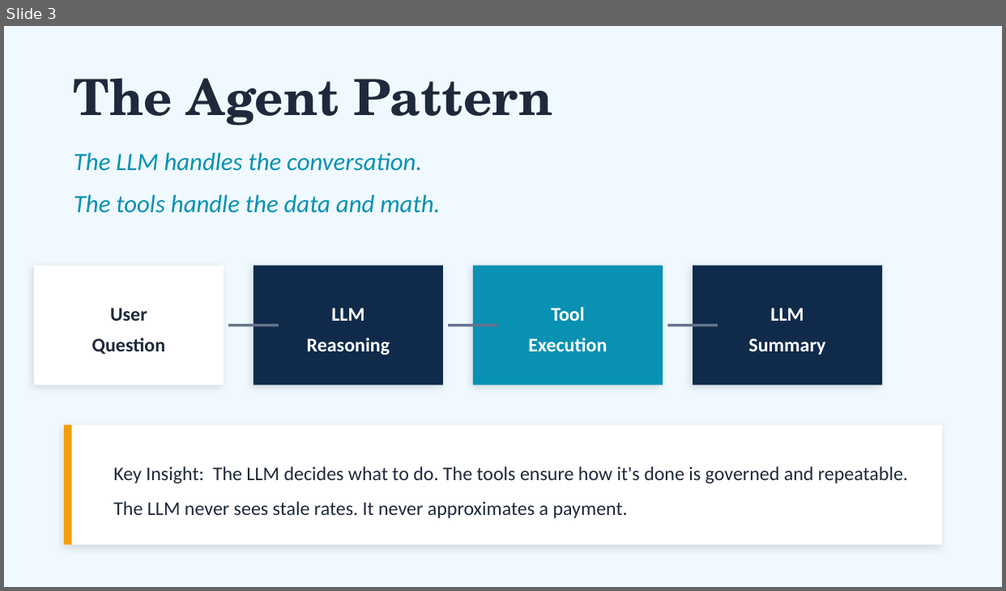
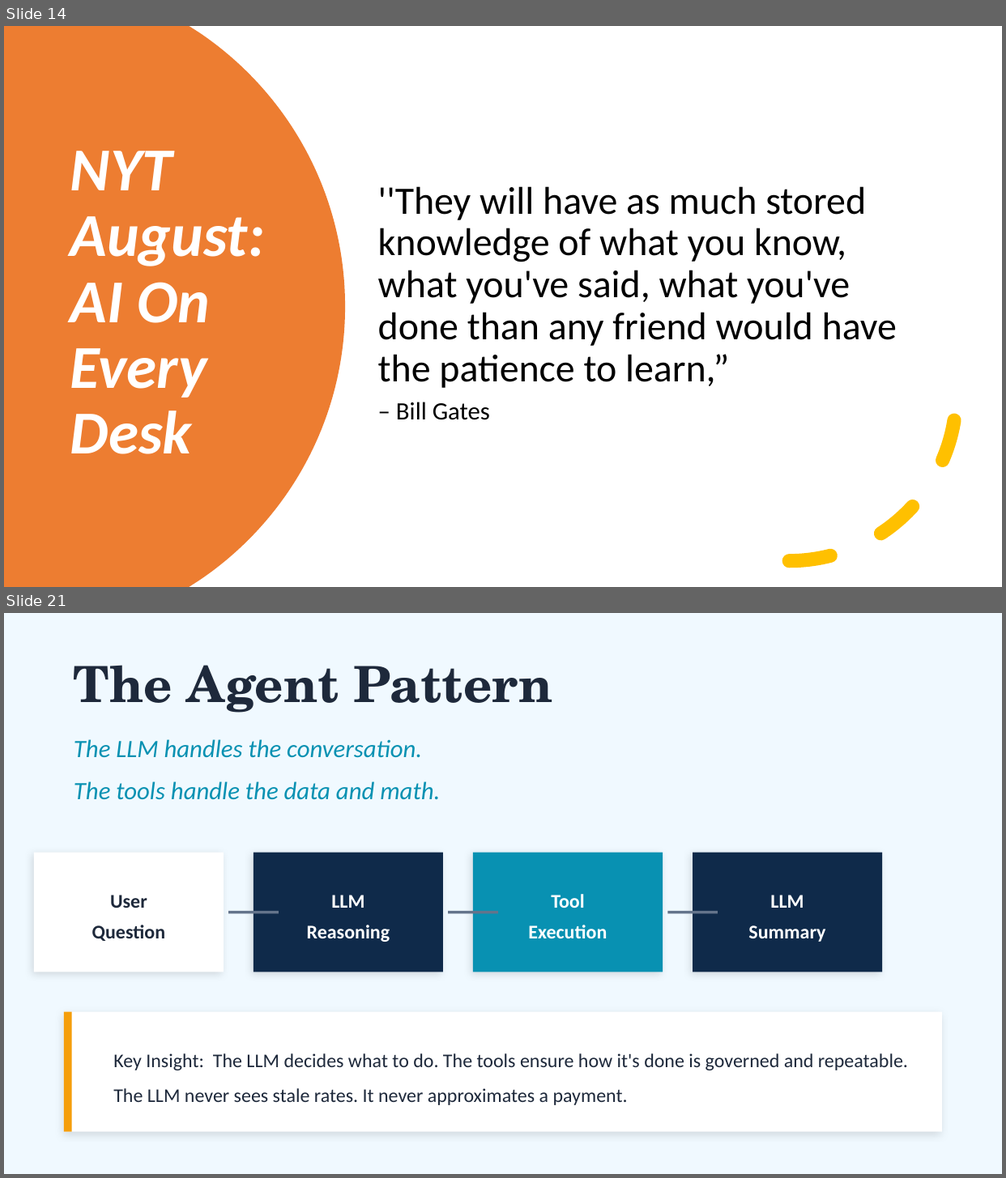
Before and after one commit to Gcav66/basic_loan_advisor_agent, a slide deck: loan_advisor_tutorial.pptx. Shown one above the other, each under a label of ours: slide 3 before the commit, slides 14 and 21 after it; the slides between them are not shown. The pictures are 1006x591 and 1006x1178 pixels, drawn with LibreOffice and Linux fonts; fonts in the diff are those of the drawing. Boxes give left, top, right and bottom in pixels: in the first picture for what was removed or moved away, otherwise in the second. Text is boxed around its words. In the diff, an @@ line names an element or a change of style, - is before the commit and + after.

```diff
--- a/loan_advisor_tutorial.pptx
+++ b/loan_advisor_tutorial.pptx
@@ slide 14 added at <box>4,26,1002,587</box>, background #FFFFFF @@
@@ freeform shape added at <box>4,26,345,587</box>, fill #ED7D31 @@
@@ text added at <box>70,151,265,454</box>, 44 pt, text #FFFFFF, bold, italic @@
+NYT August: AI On Every Desk
@@ text added at <box>378,186,897,420</box>, 28 pt, text #000000 @@
+''They will have as much stored knowledge of what you know, what you've said, what you've done than any friend would have the patience to learn,”
+– Bill Gates
@@ arc (boxed as its full ellipse) added at <box>622,227,956,561</box>, outline #FFC000 10 pt dashed @@
@@ what was slide 3 is now slide 21 @@
```
Also in this commit, not shown: 4 slides changed, 20 other slides added.
